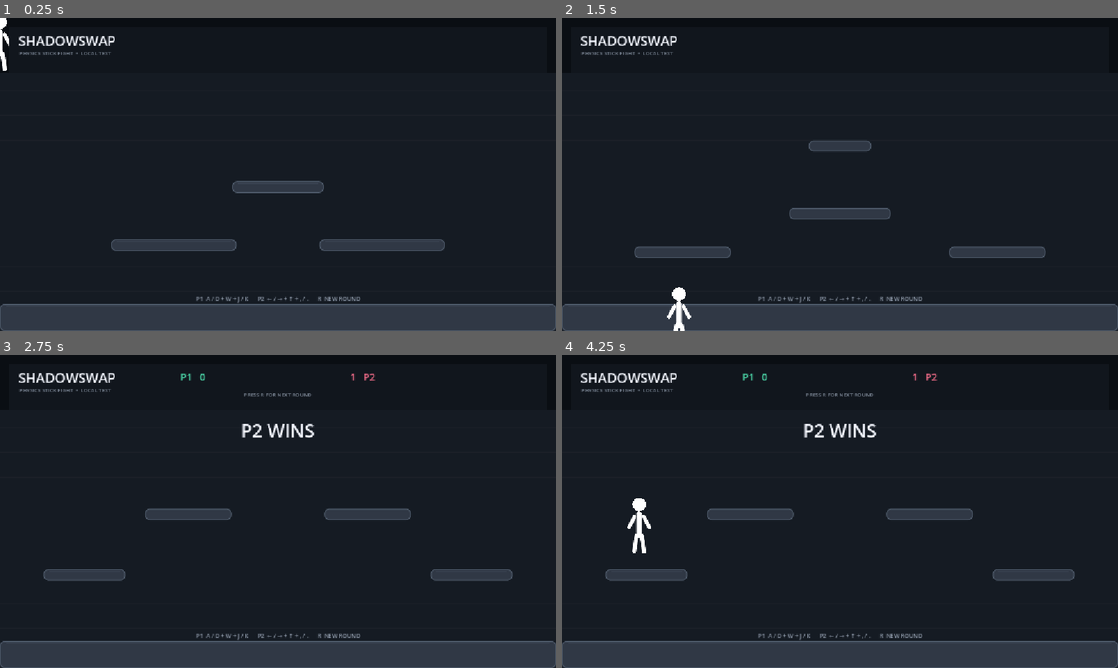
Above: before the commit, frames 1-4 (two rows, left to right).
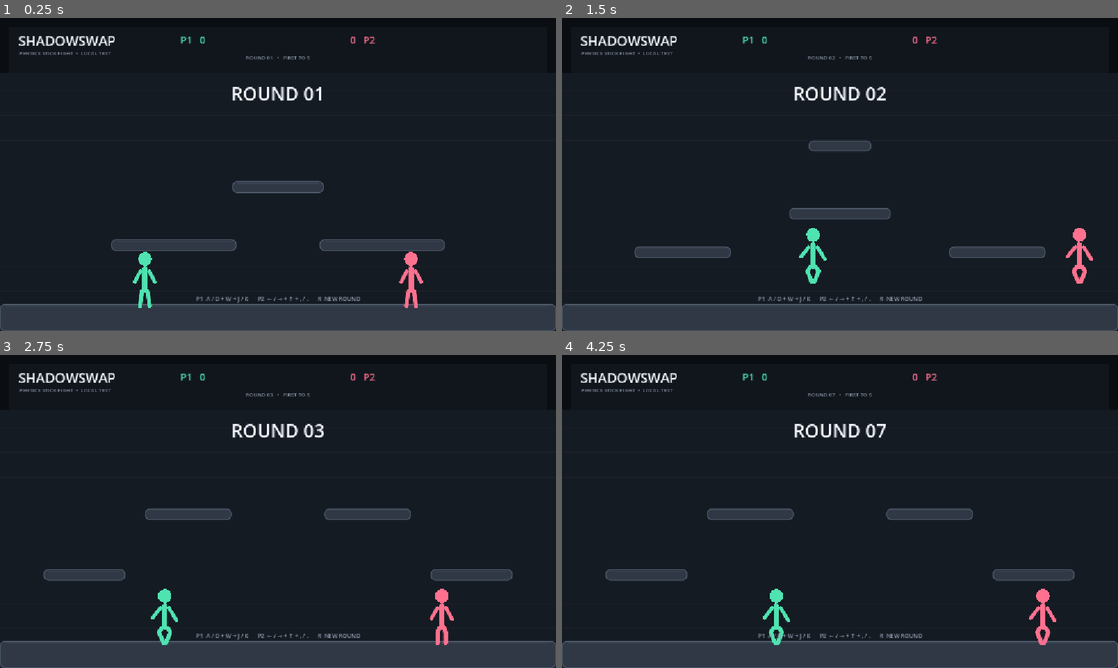
Above: after the commit, the same moments.

Repository: divanburke/ShadowSwap
Game: Godot game, scene res://main.tscn
The game is run twice, just before and just after one commit, with the same random seed, the same clock (stepped at 60 frames per second) and the same inputs.
Inputs:
- Up to frame 1 (0.25 s): no input
- Up to frame 2 (1.5 s): tap Enter at 0.5 s; hold Up 0.53-1.28 s; hold Right from 0.53 s (still down); tap R at 0.6 s; tap Up at 1.35 s
- Up to frame 3 (2.75 s): tap Up at 1.52, 1.82 s; tap R at 1.55 s; release Right at 2.03 s; hold Left from 2.03 s (still down); hold Up from 2.03 s (still down); tap J at 2.1 s
- Up to frame 4 (4.25 s): tap R at 2.75, 3.05, 3.5, 3.6 s; release Left at 2.78 s; release Up at 2.78 s; hold Right from 2.78 s (still down); tap K at 2.85 s; tap Up at 3.02, 3.32 s; hold Up from 3.53 s (still down)

The runs differ from the first frame. In frame 1, 1.4% of the frame differs, in the area x 0-77%, y 0-93%; in frame 2, 1.5%; in frame 3, 1.3%; in frame 4, 1.6%, in the area x 11-89%, y 6-93%.
Error before the commit: Invalid call to function 'setup' in base 'CharacterBody2D (fighter.gd)'. Expected 6 argument(s). (res://scripts/main.gd:52)

Commit message:
Fix fighter setup control-set argument

Diff:
--- a/scripts/fighter.gd
+++ b/scripts/fighter.gd
@@ -63,12 +63,21 @@
 var rng = RandomNumberGenerator.new()
 
 
-func setup(game, display_name, player_control, start_position, p_color, _p_accent):
+func setup(game, display_name, player_control, start_position, p_color, _p_accent, control_set = 1):
 	owner_game = game
 	fighter_name = display_name
 	is_player = player_control
 	base_color = p_color
 	global_position = start_position
+
+	if control_set == 2:
+		controls = {
+			"left": KEY_LEFT,
+			"right": KEY_RIGHT,
+			"jump": KEY_UP,
+			"punch": KEY_COMMA,
+			"kick": KEY_PERIOD
+		}
 
 	rng.randomize()
 
